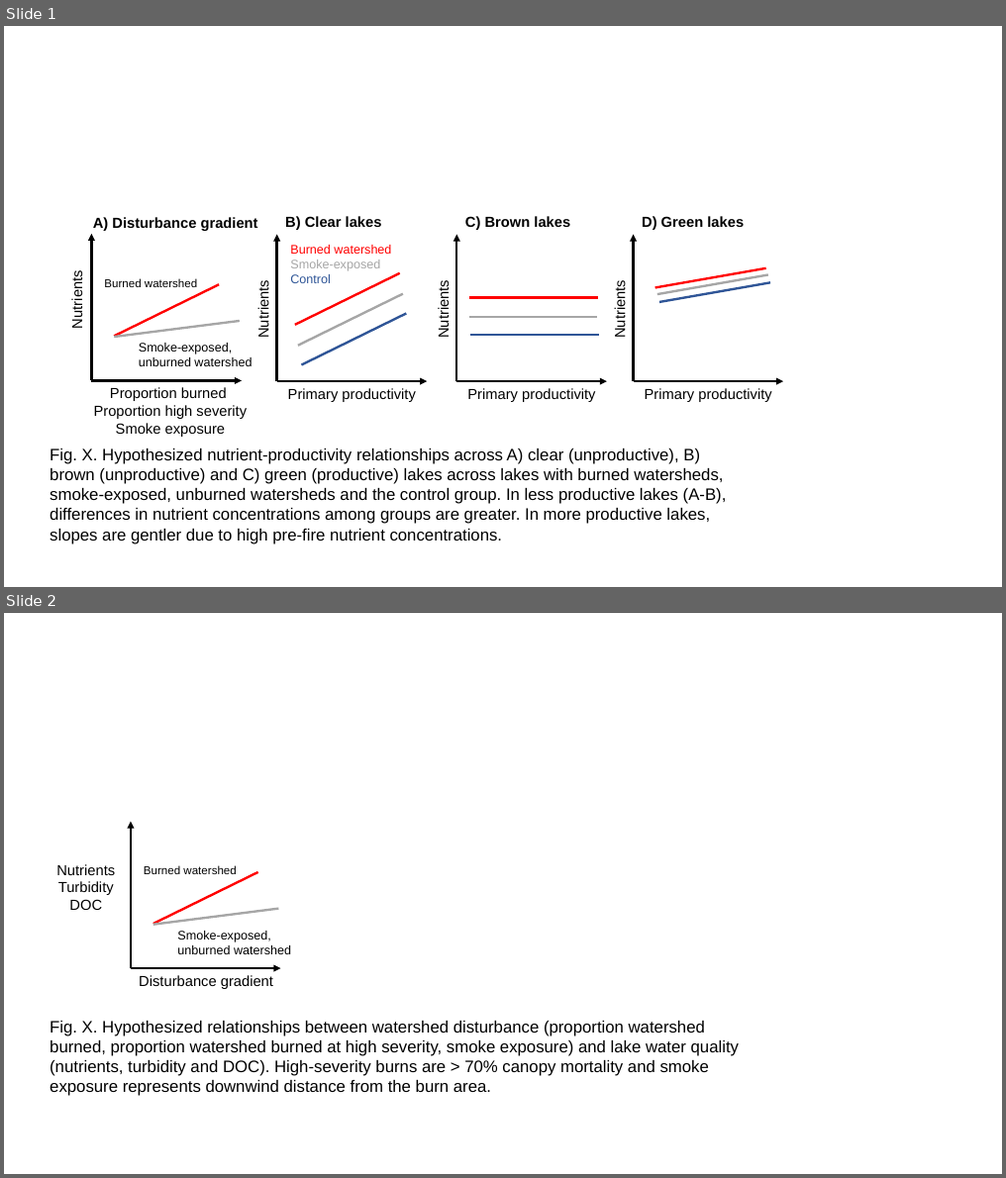
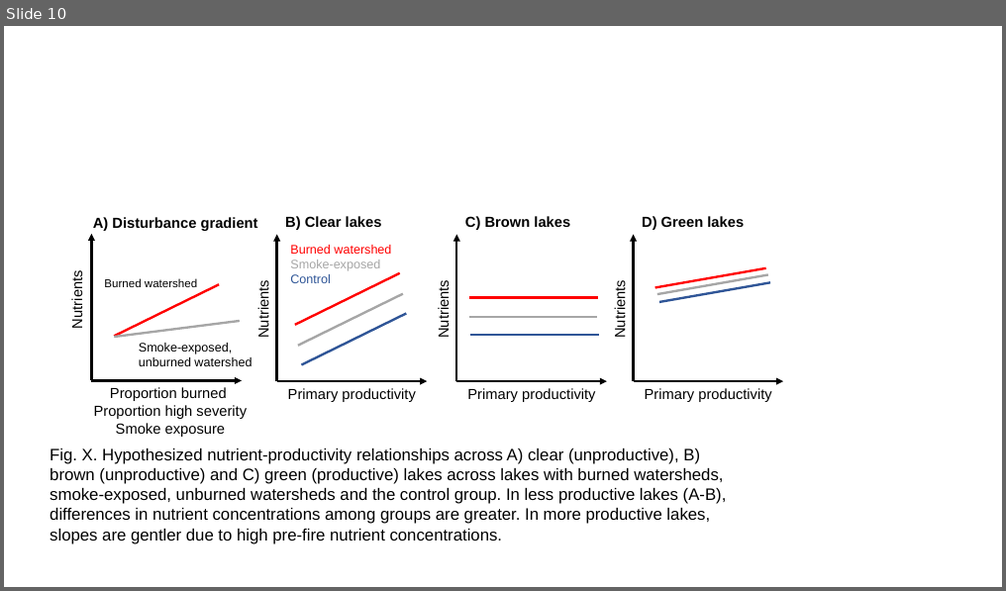
Before and after one commit to cont-limno/SplashNBurn, a slide deck: Figures/Conceptual.pptx. Shown one above the other, each under a label of ours: slides 1 and 2 before the commit, slide 10 after it. The pictures are 1006x1178 and 1006x591 pixels, drawn with LibreOffice and Linux fonts; fonts in the diff are those of the drawing. Boxes give left, top, right and bottom in pixels: in the first picture for what was removed or moved away, otherwise in the second. Text is boxed around its words. In the diff, an @@ line names an element or a change of style, - is before the commit and + after.

```diff
--- a/Figures/Conceptual.pptx
+++ b/Figures/Conceptual.pptx
@@ slide 2 removed at <box>4,613,1002,1174</box>, background #FFFFFF @@
@@ arrow removed from (131, 968) to (131, 821) @@
@@ text removed at <box>56,864,115,910</box> @@
-Nutrients
-Turbidity
-DOC
@@ text removed at <box>144,865,236,874</box> @@
-Burned watershed
@@ line removed from (152, 924) to (258, 872) @@
@@ line removed from (152, 925) to (279, 909) @@
@@ text removed at <box>177,931,291,955</box> @@
-Smoke-exposed,
-unburned watershed
@@ arrow removed from (131, 968) to (281, 968) @@
@@ text removed at <box>139,975,273,989</box> @@
-Disturbance gradient
@@ text removed at <box>50,1021,739,1096</box> @@
-Fig. X. Hypothesized relationships between watershed disturbance (proportion watershed burned, proportion watershed burned at high severity, smoke exposure) and lake water quality (nutrients, turbidity and DOC). High-severity burns are > 70% canopy mortality and smoke exposure represents downwind distance from the burn area.
@@ what was slide 1 is now slide 10 @@
```
Also in this commit, not shown: 6 slides added, 8 other files.
